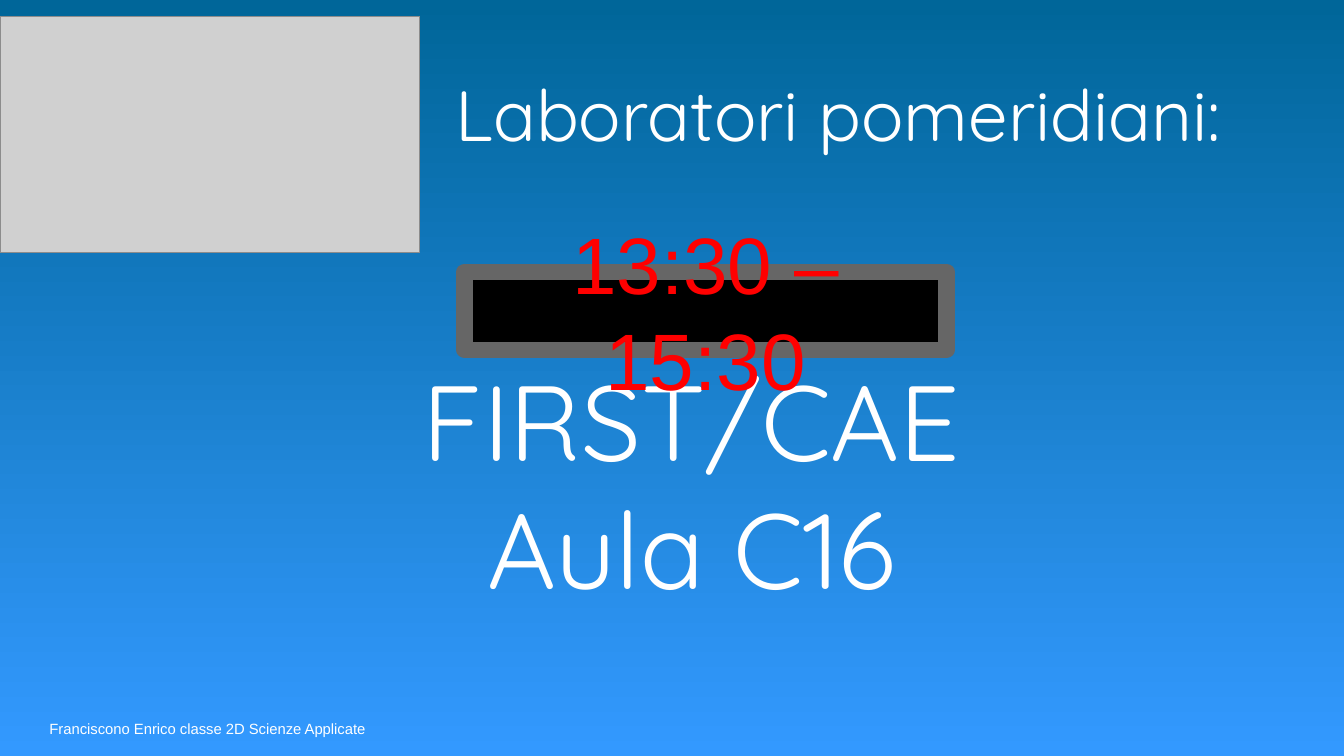
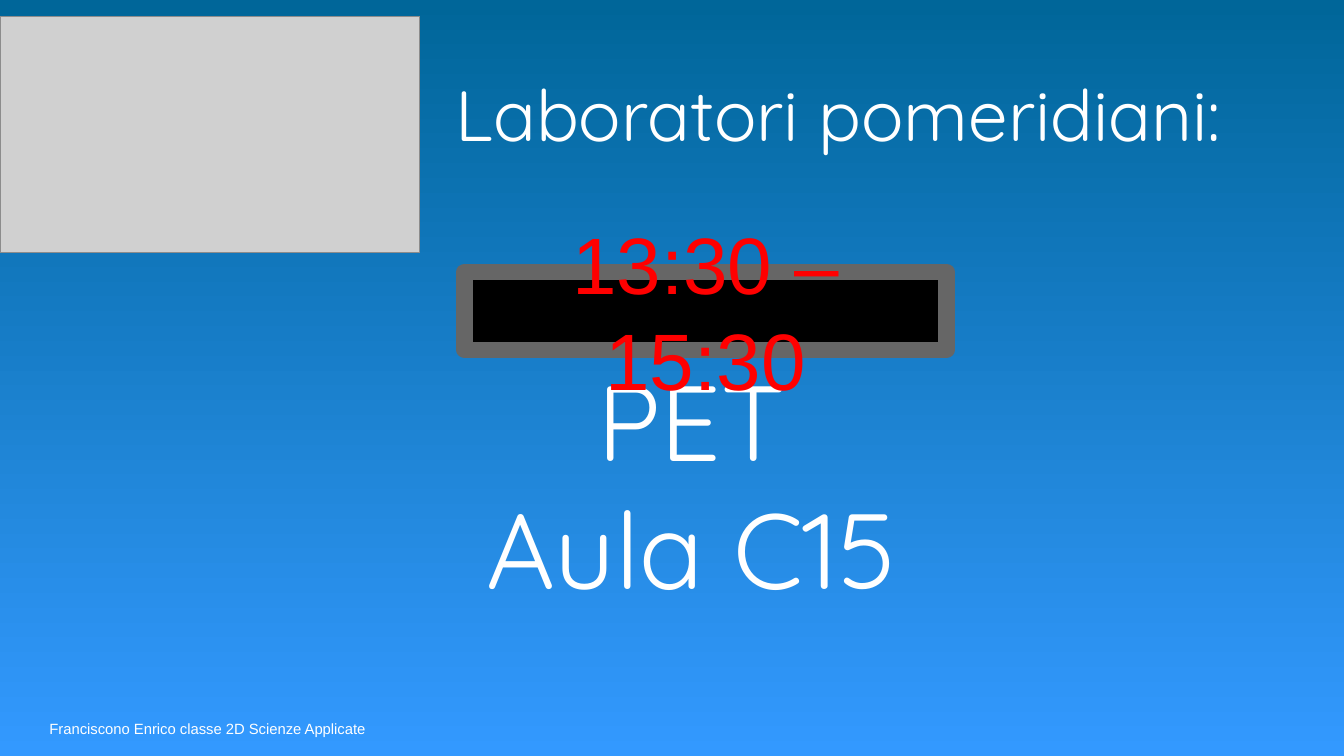
Before and after one commit to Leone25/cartellone-elettronico-liceo-martinetti, a slide deck: slide 10 of 20-2-19.odp. Drawn at 1344x756 pixels with LibreOffice and Linux fonts; fonts in the diff are those of the drawing; grey boxes stand for pictures. Boxes give left, top, right and bottom in pixels: in the first picture for what was removed or moved away, otherwise in the second. Text is boxed around its words. In the diff, an @@ line names an element or a change of style, - is before the commit and + after.

```diff
--- a/20-2-19.odp
+++ b/20-2-19.odp
@@ text at box(487, 351, 897, 590): text changed @@
-FIRST/CAE
-Aula C16
+PET
+Aula C15
```
Also in this commit, not shown: 2 other slides changed.
